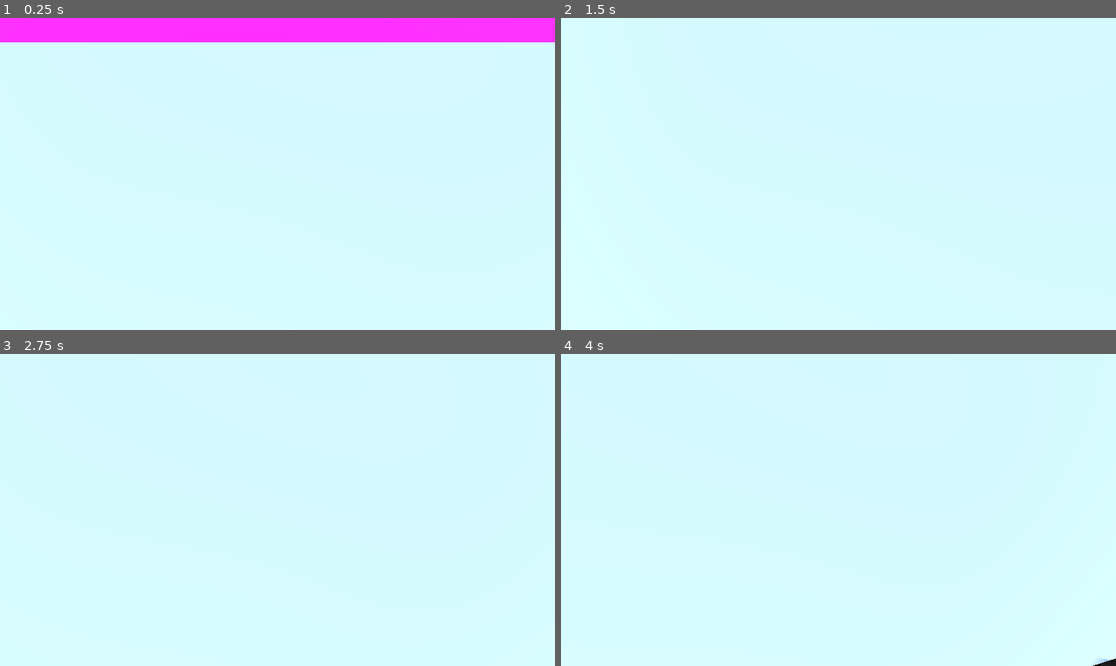
Above: before the commit, frames 1-4 (two rows, left to right).
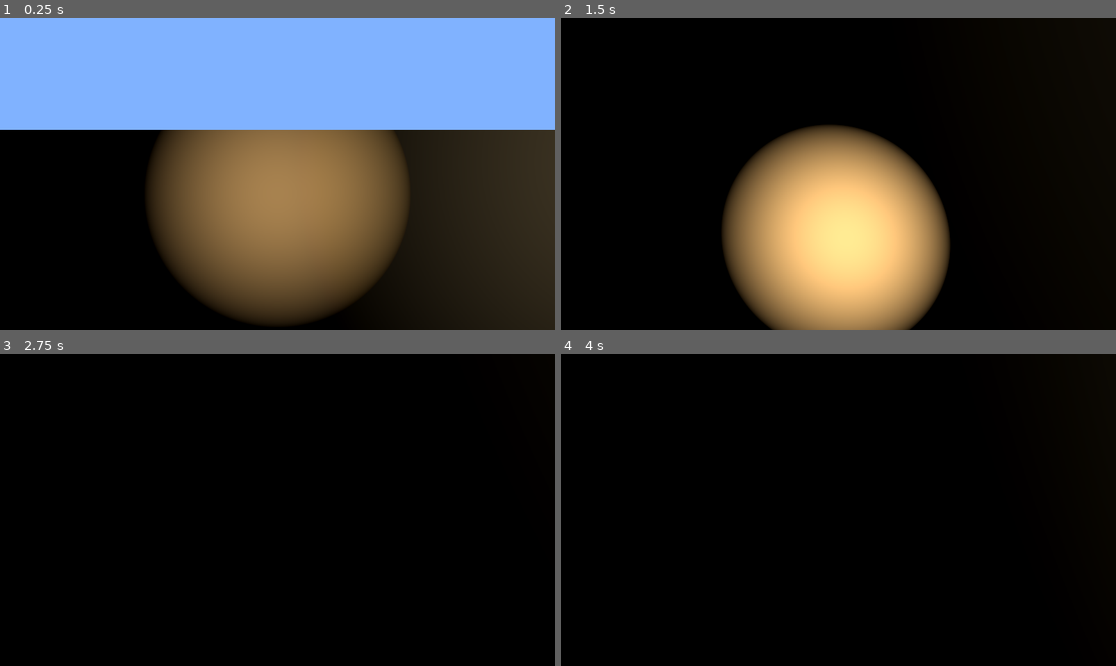
Above: after the commit, the same moments.

Repository: felipe-vrgs/projectB
Game: Godot game, scene res://main.tscn
Same seed, same stepped clock (60 frames per second), same inputs: the game is played once before the commit and once after it.
Inputs (mouse positions are in pixels of both pictures, inside the frame that each line leads up to):
- Up to frame 1 (0.25 s): no input
- Up to frame 2 (1.5 s): tap Enter (ui_accept) at 0.5 s; move the mouse to (866, 174) at 0.52 s; hold F (toggle_lantern, bound only after the commit) 0.53-1.28 s; hold W (move_forward) from 0.53 s (still down); tap Shift (run) at 0.6 s; tap Space (jump) at 0.77 s; move the mouse to (810, 174) at 1.27 s; tap F (toggle_lantern, bound only after the commit) at 1.35 s
- Up to frame 3 (2.75 s): keep holding W (move_forward); tap Space (jump) at 1.52 s; tap Shift (run) at 1.55, 2.1 s; move the mouse to (288, 503) at 2.02 s; hold F (toggle_lantern, bound only after the commit) from 2.03 s (still down)
- Up to frame 4 (4 s): keep holding W (move_forward); tap Enter (ui_accept) at 2.75 s; move the mouse to (832, 516) at 2.77 s; release F (toggle_lantern, bound only after the commit) at 2.78 s; tap F (toggle_lantern, bound only after the commit) at 2.85 s; tap Space (jump) at 3.02, 3.77 s; tap Shift (run) at 3.05, 3.6 s; move the mouse to (877, 513) at 3.52 s; hold F (toggle_lantern, bound only after the commit) from 3.53 s (still down)

The runs differ from the first frame. In frame 1, 100% of the frame differs, in the area x 0-100%, y 0-100%; in frame 2, 100%; in frame 3, 100%; in frame 4, 100%.

Commit message:
feat: new level

Diff:
--- a/data/player_balance_config.gd
+++ b/data/player_balance_config.gd
@@ -31,3 +31,11 @@
 @export_group("Input")
 @export var walk_threshold: float = 0.3
 @export var run_threshold: float = 0.8
+
+## Head bobbing settings
+@export_group("Head Bobbing")
+@export var head_bob_enabled: bool = true
+@export var walk_bob_intensity: float = 0.05  # Vertical bobbing amount for walking
+@export var run_bob_intensity: float = 0.1  # Vertical bobbing amount for running
+@export var bob_frequency: float = 4.0  # Cycles per second (higher = faster bobbing)
+@export var bob_horizontal_intensity: float = 0.05  # Side-to-side bobbing (subtle)
--- a/data/player_input_config.gd
+++ b/data/player_input_config.gd
@@ -8,6 +8,7 @@
 @export var action_move_back: StringName = "move_back"
 @export var action_jump: StringName = "jump"
 @export var action_run: StringName = "run"
+@export var action_toggle_lantern: StringName = "toggle_lantern"
 
 ## Movement keys
 @export var move_left_keys: Array[Key] = [KEY_A]
@@ -16,6 +17,7 @@
 @export var move_back_keys: Array[Key] = [KEY_S]
 @export var jump_keys: Array[Key] = [KEY_SPACE]
 @export var run_keys: Array[Key] = [KEY_SHIFT]
+@export var toggle_lantern_keys: Array[Key] = [KEY_F]
 
 func _get_keyboard_actions_map() -> Dictionary:
 	return {
@@ -25,6 +27,7 @@
 		action_move_back: move_back_keys,
 		action_jump: jump_keys,
 		action_run: run_keys,
+		action_toggle_lantern: toggle_lantern_keys,
 	}
 
 func ensure_actions_registered() -> void:
--- a/entity/player/player.gd
+++ b/entity/player/player.gd
@@ -11,8 +11,14 @@
 @onready var camera: Camera3D = $Head/Camera3D
 @onready var state_machine: StateMachine = $StateMachine
 @onready var mesh_instance: MeshInstance3D = $MeshInstance3D
+@onready var lantern: SpotLight3D = $Head/Lantern
 
 var movement: PlayerMovement
+var lantern_enabled: bool = true
+
+## Head bobbing
+var head_bob_timer: float = 0.0
+var original_head_position: Vector3
 
 func _ready() -> void:
 	# Create default resources if not set in editor
@@ -36,6 +42,14 @@
 		state_machine.state_binding_requested.connect(_on_state_binding_requested)
 		state_machine.init()
 
+	# Store original head position for bobbing
+	if head:
+		original_head_position = head.position
+
+	# Initialize lantern (starts enabled)
+	if lantern:
+		lantern.visible = lantern_enabled
+
 func _input(event: InputEvent) -> void:
 	if state_machine:
 		state_machine.process_input(event)
@@ -48,6 +62,10 @@
 
 	if event.is_action_pressed("ui_accept") and not mouse_captured:  # Click to capture
 		capture_mouse()
+
+	# Toggle lantern
+	if event.is_action_pressed("toggle_lantern"):
+		toggle_lantern()
 
 func _physics_process(delta: float) -> void:
 	# Process state machine first (handles jump input and movement)
@@ -74,6 +92,9 @@
 
 	if state_machine:
 		state_machine.process_frame(delta)
+
+	# Update head bobbing
+	_update_head_bobbing(delta)
 
 func _handle_mouse_look(event: InputEventMouseMotion) -> void:
 	if not balance_config or not head:
@@ -118,3 +139,52 @@
 	if not input_config:
 		return false
 	return Input.is_action_just_pressed(action)
+
+func _update_head_bobbing(delta: float) -> void:
+	if not balance_config or not head or not balance_config.head_bob_enabled:
+		return
+
+	# Only bob when moving on the ground
+	var horizontal_velocity := Vector3(velocity.x, 0, velocity.z)
+	var speed := horizontal_velocity.length()
+	var is_moving := speed > 0.1
+	var is_on_ground := is_on_floor()
+
+	# Determine if we should bob (walking or running on ground)
+	var should_bob := false
+	var bob_intensity := 0.0
+
+	if is_moving and is_on_ground and state_machine and state_machine.current_state:
+		var state_name := state_machine.current_state.name
+
+		# Bob when walking or running
+		if state_name == &"Walk":
+			should_bob = true
+			bob_intensity = balance_config.walk_bob_intensity
+		elif state_name == &"Run":
+			should_bob = true
+			bob_intensity = balance_config.run_bob_intensity
+
+	if should_bob:
+		# Update timer based on movement speed (faster = more frequent)
+		var speed_ratio := speed / balance_config.run_speed
+		head_bob_timer += delta * balance_config.bob_frequency * (1.0 + speed_ratio)
+
+		# Calculate vertical bobbing (sine wave)
+		var vertical_offset := sin(head_bob_timer) * bob_intensity
+
+		# Calculate horizontal bobbing (subtle side-to-side, phase-shifted)
+		var horizontal_offset := cos(head_bob_timer * 0.5) * balance_config.bob_horizontal_intensity * speed_ratio
+
+		# Apply bobbing offset
+		head.position = original_head_position + Vector3(horizontal_offset, vertical_offset, 0.0)
+	else:
+		# Smoothly return to original position when not moving
+		head_bob_timer = 0.0
+		head.position = head.position.lerp(original_head_position, delta * 10.0)
+
+func toggle_lantern() -> void:
+	if not lantern:
+		return
+	lantern_enabled = not lantern_enabled
+	lantern.visible = lantern_enabled
--- a/entity/player/player.tscn
+++ b/entity/player/player.tscn
@@ -40,9 +40,18 @@
 shape = SubResource("CapsuleShape3D_1")
 
 [node name="Head" type="Node3D" parent="."]
+transform = Transform3D(1, 0, 0, 0, 1, 0, 0, 0, 1, 0, 1.2629384, 0)
 
 [node name="Camera3D" type="Camera3D" parent="Head"]
 transform = Transform3D(1, 0, 0, 0, 1, 0, 0, 0, 1, 0, 0.6292361, 0)
+
+[node name="Lantern" type="SpotLight3D" parent="Head"]
+transform = Transform3D(1, 0, 0, 0, 1, 0, 0, 0, 1, 0, 0.3, -0.2)
+light_color = Color(1, 0.85, 0.65, 1)
+light_energy = 1.2
+spot_range = 12.0
+spot_angle = 35.0
+shadow_enabled = true
 
 [node name="StateMachine" type="Node" parent="." node_paths=PackedStringArray("starting_state")]
 script = ExtResource("2_state_machine")
--- a/main.tscn
+++ b/main.tscn
@@ -1,13 +1,16 @@
 [gd_scene load_steps=8 format=3 uid="uid://dil3eka2ui3rb"]
 
-[ext_resource type="PackedScene" uid="uid://c8qj3k2m4n5p6" path="res://scenes/test_world.tscn" id="1_1bvp3"]
 [ext_resource type="PackedScene" uid="uid://bhub6gbwretih" path="res://entity/player/player.tscn" id="1_player"]
 [ext_resource type="Script" uid="uid://df3c3ryqq40l2" path="res://data/player_balance_config.gd" id="2_h2yge"]
+[ext_resource type="PackedScene" uid="uid://cnkkknr1g3uka" path="res://scenes/bunker.tscn" id="2_lquwl"]
 [ext_resource type="Script" uid="uid://d3p1rdn2ge2bu" path="res://data/player_input_config.gd" id="3_1bvp3"]
 
 [sub_resource type="Environment" id="Environment_1"]
 background_mode = 1
 background_color = Color(0.5, 0.7, 1, 1)
+ambient_light_source = 1
+ambient_light_color = Color(1, 0.95, 0.9, 1)
+ambient_light_energy = 1.2
 
 [sub_resource type="Resource" id="Resource_lquwl"]
 script = ExtResource("2_h2yge")
@@ -22,13 +25,9 @@
 [node name="WorldEnvironment" type="WorldEnvironment" parent="."]
 environment = SubResource("Environment_1")
 
-[node name="DirectionalLight3D" type="DirectionalLight3D" parent="."]
-transform = Transform3D(0.8660253, -0.4330129, 0.2500001, 0, 0.49999994, 0.86602545, -0.50000024, -0.74999994, 0.43301257, 8.815163, 38.856476, -1.26752)
-shadow_enabled = true
-
-[node name="TestWorld" parent="." instance=ExtResource("1_1bvp3")]
+[node name="Bunker" parent="." instance=ExtResource("2_lquwl")]
 
 [node name="Player" parent="." instance=ExtResource("1_player")]
-transform = Transform3D(1, 0, 0, 0, 0.9999717, 0.007522315, 0, -0.007522315, 0.9999717, -26.677832, 3.3767347, 36.143616)
+transform = Transform3D(1, 0, 0, 0, 0.9999717, 0.007522315, 0, -0.007522315, 0.9999717, 5.458086, 2.7413263, 3.4895763)
 balance_config = SubResource("Resource_lquwl")
 input_config = SubResource("Resource_7mycd")
--- /dev/null
+++ b/scenes/bunker.tscn
@@ -0,0 +1,288 @@
+[gd_scene load_steps=4 format=3 uid="uid://cnkkknr1g3uka"]
+
+[ext_resource type="Material" uid="uid://bfok07asx3dyc" path="res://scenes/materials/ground.tres" id="1_errlg"]
+[ext_resource type="Material" uid="uid://7f75ovlyvfts" path="res://scenes/materials/walls.tres" id="2_bl13t"]
+[ext_resource type="Material" uid="uid://cudstovb83h1q" path="res://scenes/materials/ceiling.tres" id="3_iyx0m"]
+
+[node name="Bunker" type="Node3D"]
+
+[node name="Ground" type="CSGBox3D" parent="."]
+transform = Transform3D(1, 0, 0, 0, 1, 0, 0, 0, 1, 28.00698, 0.019925833, 23.05293)
+use_collision = true
+size = Vector3(57, 0.001, 47)
+material = ExtResource("1_errlg")
+
+[node name="Ceiling" type="CSGBox3D" parent="."]
+transform = Transform3D(1, 0, 0, 0, 1, 0, 0, 0, 1, 28, 4.9, 23)
+visible = false
+use_collision = true
+size = Vector3(57, 0.001, 47)
+material = ExtResource("3_iyx0m")
+
+[node name="Bedroom" type="Node3D" parent="."]
+
+[node name="Wall" type="CSGBox3D" parent="Bedroom"]
+transform = Transform3D(1, 0, 0, 0, 1, 0, 0, 0, 1, 17, 2.5, 5)
+use_collision = true
+size = Vector3(0.3, 5, 10)
+material = ExtResource("2_bl13t")
+
+[node name="Door" type="CSGBox3D" parent="Bedroom/Wall"]
+transform = Transform3D(1, 0, 0, 0, 1, 0, 0, 0, 1, 0, -1, -2)
+operation = 2
+size = Vector3(3, 3, 1.5)
+material = ExtResource("2_bl13t")
+
+[node name="Wall1" type="CSGBox3D" parent="Bedroom"]
+transform = Transform3D(1, 0, 0, 0, 1, 0, 0, 0, 1, 0, 2.5, 5)
+use_collision = true
+size = Vector3(0.3, 5, 10)
+material = ExtResource("2_bl13t")
+
+[node name="Wall2" type="CSGBox3D" parent="Bedroom"]
+transform = Transform3D(-4.371139e-08, 0, 1, 0, 1, 0, -1, 0, -4.371139e-08, 11.5, 2.5, 10)
+use_collision = true
+size = Vector3(0.3, 5, 23)
+material = ExtResource("2_bl13t")
+
+[node name="Door" type="CSGBox3D" parent="Bedroom/Wall2"]
+transform = Transform3D(-1, 0, 8.742278e-08, 0, 1, 0, -8.742278e-08, 0, -1, 9.536743e-07, -1, -3.5000005)
+operation = 2
+size = Vector3(3, 3, 1.5)
+material = ExtResource("2_bl13t")
+
+[node name="Wall3" type="CSGBox3D" parent="Bedroom"]
+transform = Transform3D(-4.371139e-08, 0, 1, 0, 1, 0, -1, 0, -4.371139e-08, 11.5, 2.5, 0)
+use_collision = true
+size = Vector3(0.3, 5, 23)
+material = ExtResource("2_bl13t")
+
+[node name="Wall4" type="CSGBox3D" parent="Bedroom"]
+transform = Transform3D(1, 0, 0, 0, 1, 0, 0, 0, 1, 23, 2.5, 5)
+use_collision = true
+size = Vector3(0.3, 5, 10)
+material = ExtResource("2_bl13t")
+
+[node name="Light" type="OmniLight3D" parent="Bedroom"]
+transform = Transform3D(1, 0, 0, 0, 1, 0, 0, 0, 1, 11.5, 4.5, 5)
+light_color = Color(1, 0.95, 0.85, 1)
+light_energy = 1.5
+omni_range = 8.0
+omni_attenuation = 2.0
+
+[node name="Light2" type="OmniLight3D" parent="Bedroom"]
+transform = Transform3D(1, 0, 0, 0, 1, 0, 0, 0, 1, 20.751083, 4.5, 5)
+light_color = Color(1, 0.95, 0.85, 1)
+light_energy = 1.5
+omni_range = 8.0
+omni_attenuation = 2.0
+
+[node name="Living" type="Node3D" parent="."]
+
+[node name="Wall" type="CSGBox3D" parent="Living"]
+transform = Transform3D(-4.371139e-08, 0, 1, 0, 1, 0, -1, 0, -4.371139e-08, 10, 2.5, 17)
+use_collision = true
+size = Vector3(0.3, 5, 20)
+material = ExtResource("2_bl13t")
+
+[node name="Door" type="CSGBox3D" parent="Living/Wall"]
+transform = Transform3D(-0.9999929, 0.0037699023, 8.7422464e-08, 0.0037699023, 0.9999929, -1.6478766e-10, -8.7422464e-08, 1.6478766e-10, -1, 0, -1, -3.3773403)
+operation = 2
+size = Vector3(3, 3, 1.5)
+material = ExtResource("2_bl13t")
+
+[node name="Wall2" type="CSGBox3D" parent="Living"]
+transform = Transform3D(-4.371139e-08, 0, 1, 0, 1, 0, -1, 0, -4.371139e-08, 10, 2.5, 31)
+use_collision = true
+size = Vector3(0.3, 5, 20)
+material = ExtResource("2_bl13t")
+
+[node name="Wall3" type="CSGBox3D" parent="Living"]
+transform = Transform3D(1, 0, 0, 0, 1, 0, 0, 0, 1, 0, 2.5, 24)
+use_collision = true
+size = Vector3(0.3, 5, 15)
+material = ExtResource("2_bl13t")
+
+[node name="Wall4" type="CSGBox3D" parent="Living"]
+transform = Transform3D(1, 0, 0, 0, 1, 0, 0, 0, 1, 20, 2.5, 24)
+use_collision = true
+size = Vector3(0.3, 5, 15)
+material = ExtResource("2_bl13t")
+
+[node name="Door" type="CSGBox3D" parent="Living/Wall4"]
+transform = Transform3D(-1, 0, 8.742278e-08, 0, 1, 0, -8.742278e-08, 0, -1, 0, -1, -3.5)
+operation = 2
+size = Vector3(3, 3, 1.5)
+material = ExtResource("2_bl13t")
+
+[node name="Light" type="OmniLight3D" parent="Living"]
+transform = Transform3D(1, 0, 0, 0, 1, 0, 0, 0, 1, 10, 4.5, 24)
+light_color = Color(1, 0.95, 0.85, 1)
+light_energy = 1.5
+omni_range = 10.0
+omni_attenuation = 2.0
+
+[node name="Comms" type="Node3D" parent="."]
+
+[node name="Wall" type="CSGBox3D" parent="Comms"]
+transform = Transform3D(-4.371139e-08, 0, 1, 0, 1, 0, -1, 0, -4.371139e-08, 35, 2.5, 24)
+use_collision = true
+size = Vector3(0.3, 5, 20)
+material = ExtResource("2_bl13t")
+
+[node name="Door" type="CSGBox3D" parent="Comms/Wall"]
+transform = Transform3D(-1, 0, 8.742278e-08, 0, 1, 0, -8.742278e-08, 0, -1, 0, -1, -3.500002)
+operation = 2
+size = Vector3(3, 3, 1.5)
+material = ExtResource("2_bl13t")
+
+[node name="Wall2" type="CSGBox3D" parent="Comms"]
+transform = Transform3D(-4.371139e-08, 0, 1, 0, 1, 0, -1, 0, -4.371139e-08, 35, 2.5, 38)
+use_collision = true
+size = Vector3(0.3, 5, 20)
+material = ExtResource("2_bl13t")
+
+[node name="Wall3" type="CSGBox3D" parent="Comms"]
+transform = Transform3D(1, 0, 0, 0, 1, 0, 0, 0, 1, 25, 2.5, 31)
+use_collision = true
+size = Vector3(0.3, 5, 15)
+material = ExtResource("2_bl13t")
+
+[node name="Wall4" type="CSGBox3D" parent="Comms"]
+transform = Transform3D(1, 0, 0, 0, 1, 0, 0, 0, 1, 45, 2.5, 31)
+use_collision = true
+size = Vector3(0.3, 5, 15)
+material = ExtResource("2_bl13t")
+
+[node name="Light" type="OmniLight3D" parent="Comms"]
+transform = Transform3D(1, 0, 0, 0, 1, 0, 0, 0, 1, 35, 4.5, 31)
+light_color = Color(1, 0.95, 0.85, 1)
+light_energy = 1.5
+omni_range = 10.0
+omni_attenuation = 2.0
+
+[node name="Rec" type="Node3D" parent="."]
+
+[node name="Wall" type="CSGBox3D" parent="Rec"]
+transform = Transform3D(-4.371139e-08, 0, 1, 0, 1, 0, -1, 0, -4.371139e-08, 34, 2.5, 1.0000001)
+use_collision = true
+size = Vector3(0.3, 5, 10)
+material = ExtResource("2_bl13t")
+
+[node name="Wall2" type="CSGBox3D" parent="Rec"]
+transform = Transform3D(-4.371139e-08, 0, 1, 0, 1, 0, -1, 0, -4.371139e-08, 34.000587, 2.504259, 19.004248)
+use_collision = true
+size = Vector3(0.3, 5, 10)
+material = ExtResource("2_bl13t")
+
+[node name="Door" type="CSGBox3D" parent="Rec/Wall2"]
+transform = Transform3D(-1, 0, 8.742278e-08, 0, 1, 0, -8.742278e-08, 0, -1, 0.00016784668, -1, -2.5)
+operation = 2
+size = Vector3(3, 3, 1.5)
+material = ExtResource("2_bl13t")
+
+[node name="Wall3" type="CSGBox3D" parent="Rec"]
+transform = Transform3D(1, 0, 0, 0, 1, 0, 0, 0, 1, 29, 2.5, 9.7925415)
+use_collision = true
+size = Vector3(0.3, 5, 18.585083)
+material = ExtResource("2_bl13t")
+
+[node name="Door" type="CSGBox3D" parent="Rec/Wall3"]
+transform = Transform3D(-1, 0, 8.742278e-08, 0, 1, 0, -8.742278e-08, 0, -1, 0, -1, -3.5)
+operation = 2
+size = Vector3(3, 3, 1.5)
+material = ExtResource("2_bl13t")
+
+[node name="Wall4" type="CSGBox3D" parent="Rec"]
+transform = Transform3D(1, 0, 0, 0, 1, 0, 0, 0, 1, 39, 2.5, 9.800049)
+use_collision = true
+size = Vector3(0.3, 5, 18.600098)
+material = ExtResource("2_bl13t")
+
+[node name="Light" type="OmniLight3D" parent="Rec"]
+transform = Transform3D(1, 0, 0, 0, 1, 0, 0, 0, 1, 34, 4.5, 10)
+light_color = Color(1, 0.95, 0.85, 1)
+light_energy = 1.5
+omni_range = 8.0
+omni_attenuation = 2.0
+
+[node name="Corridors" type="Node3D" parent="."]
+
+[node name="Bed<>Liv" type="CSGCombiner3D" parent="Corridors"]
+use_collision = true
+
+[node name="CSGBox3D" type="CSGBox3D" parent="Corridors/Bed<>Liv"]
+transform = Transform3D(0.99983907, -0.017941022, 0, 0.017941022, 0.99983907, 0, 0, 0, 1, 5.685563, 2.5, 14.216537)
+size = Vector3(0.3, 5, 5.8406067)
+material = ExtResource("2_bl13t")
+
+[node name="CSGBox3D2" type="CSGBox3D" parent="Corridors/Bed<>Liv"]
+transform = Transform3D(0.99983907, -0.017941022, 0, 0.017941022, 0.99983907, 0, 0, 0, 1, 7.529832, 2.5, 15.193207)
+size = Vector3(0.3, 5, 3.887268)
+material = ExtResource("2_bl13t")
+
+[node name="CSGBox3D3" type="CSGBox3D" parent="Corridors/Bed<>Liv"]
+transform = Transform3D(0.99983907, -0.017941022, 0, 0.017941022, 0.99983907, 0, 0, 0, 1, 8.888382, 2.5, 11.683783)
+size = Vector3(0.3, 5, 3.4149323)
+material = ExtResource("2_bl13t")
+
+[node name="CSGBox3D4" type="CSGBox3D" parent="Corridors/Bed<>Liv"]
+transform = Transform3D(0.99983907, -0.017941022, 0, 0.017941022, 0.99983907, 0, 0, 0, 1, 7.056691, 2.5, 10.764812)
+size = Vector3(0.3, 5, 1.6368408)
+material = ExtResource("2_bl13t")
+
+[node name="CSGBox3D5" type="CSGBox3D" parent="Corridors/Bed<>Liv"]
+transform = Transform3D(-4.3704354e-08, 7.84227e-10, -1, 0.017941022, 0.99983907, 0, 0.99983907, -0.017941022, -4.371139e-08, 8.157457, 2.5, 13.246176)
+size = Vector3(0.3, 5, 1.6368408)
+material = ExtResource("2_bl13t")
+
+[node name="CSGBox3D6" type="CSGBox3D" parent="Corridors/Bed<>Liv"]
+transform = Transform3D(-4.3704354e-08, 7.84227e-10, -1, 0.017941022, 0.99983907, 0, 0.99983907, -0.017941022, -4.371139e-08, 6.2699833, 2.5, 11.481205)
+size = Vector3(0.3, 5, 1.6368408)
+material = ExtResource("2_bl13t")
+
+[node name="Liv<>Rec" type="CSGCombiner3D" parent="Corridors"]
+use_collision = true
+
+[node name="CSGBox3D" type="CSGBox3D" parent="Corridors/Liv<>Rec"]
+transform = Transform3D(0.99983907, -0.017941022, 0, 0.017941022, 0.99983907, 0, 0, 0, 1, 26.684189, 2.5, 14.381881)
+size = Vector3(0.3, 5, 14.1160755)
+material = ExtResource("2_bl13t")
+
+[node name="CSGBox3D2" type="CSGBox3D" parent="Corridors/Liv<>Rec"]
+transform = Transform3D(0.99983907, -0.017941022, 0, 0.017941022, 0.99983907, 0, 0, 0, 1, 25.252424, 2.5, 12.611774)
+size = Vector3(0.3, 5, 14.035591)
+material = ExtResource("2_bl13t")
+
+[node name="CSGBox3D3" type="CSGBox3D" parent="Corridors/Liv<>Rec"]
+transform = Transform3D(-4.3704354e-08, 7.84227e-10, 1, 0.017941022, 0.99983907, 0, -0.99983907, 0.017941022, -4.371139e-08, 27.744362, 2.5, 7.4328566)
+size = Vector3(0.3, 5, 2.41428)
+material = ExtResource("2_bl13t")
+
+[node name="CSGBox3D4" type="CSGBox3D" parent="Corridors/Liv<>Rec"]
+transform = Transform3D(-4.3704354e-08, 7.84227e-10, 1, 0.017941022, 0.99983907, 0, -0.99983907, 0.017941022, -4.371139e-08, 26.917316, 2.5, 5.421186)
+size = Vector3(0.3, 5, 3.9155884)
+material = ExtResource("2_bl13t")
+
+[node name="CSGBox3D5" type="CSGBox3D" parent="Corridors/Liv<>Rec"]
+transform = Transform3D(-4.3704354e-08, 7.84227e-10, -1, 0.017941022, 0.99983907, 0, 0.99983907, -0.017941022, -4.371139e-08, 22.59947, 2.5, 19.527878)
+size = Vector3(0.3, 5, 5.033478)
+material = ExtResource("2_bl13t")
+
+[node name="CSGBox3D6" type="CSGBox3D" parent="Corridors/Liv<>Rec"]
+transform = Transform3D(-4.3704354e-08, 7.84227e-10, -1, 0.017941022, 0.99983907, 0, 0.99983907, -0.017941022, -4.371139e-08, 23.405334, 2.5, 21.411226)
+size = Vector3(0.3, 5, 6.722931)
+material = ExtResource("2_bl13t")
+
+[node name="Rec<>Comms" type="CSGCombiner3D" parent="Corridors"]
+transform = Transform3D(1, 0, 0, 0, 1, 0, 0, 0, 1, -5.871786, -0.0011081696, -8.117222)
+
+[node name="CSGBox3D" type="CSGBox3D" parent="Corridors/Rec<>Comms"]
+transform = Transform3D(1, 0, 0, 0, 1, 0, 0, 0, 1, 38.269875, 0.8665838, 29.688353)
+size = Vector3(0.3, 5, 5)
+material = ExtResource("2_bl13t")
+
+[node name="CSGBox3D2" type="CSGBox3D" parent="Corridors/Rec<>Comms"]
+transform = Transform3D(1, 0, 0, 0, 1, 0, 0, 0, 1, 36.466034, 0.8665838, 29.688353)
+size = Vector3(0.3, 5, 5)
+material = ExtResource("2_bl13t")
--- /dev/null
+++ b/scenes/materials/ceiling.tres
@@ -0,0 +1,5 @@
+[gd_resource type="StandardMaterial3D" format=3 uid="uid://cudstovb83h1q"]
+
+[resource]
+albedo_color = Color(0.98, 0.97, 0.95, 1)
+roughness = 0.9
--- /dev/null
+++ b/scenes/materials/ground.tres
@@ -0,0 +1,6 @@
+[gd_resource type="StandardMaterial3D" format=3 uid="uid://bfok07asx3dyc"]
+
+[resource]
+albedo_color = Color(0.45, 0.32, 0.24, 1)
+metallic_specular = 0.3
+roughness = 0.65
--- /dev/null
+++ b/scenes/materials/walls.tres
@@ -0,0 +1,5 @@
+[gd_resource type="StandardMaterial3D" format=3 uid="uid://7f75ovlyvfts"]
+
+[resource]
+albedo_color = Color(1, 0.92, 0.75, 1)
+roughness = 0.85
--- a/scenes/test_world.tscn
+++ b/scenes/maze.tscn
@@ -19,7 +19,7 @@
 
 [sub_resource type="PhysicsMaterial" id="PhysicsMaterial_kyfjp"]
 
-[node name="TestWorld" type="Node3D"]
+[node name="Maze" type="Node3D"]
 
 [node name="Boundaries" type="Node3D" parent="."]
 
@@ -70,4 +70,4 @@
 data = {
 "cells": PackedInt32Array(65528, 7, 1, 65528, 6, 1, 65528, 5, 1, 65528, 4, 1, 65528, 3, 1, 65528, 1, 0, 65528, 65535, 0 …(13872 unchanged characters)…
 }
-metadata/_editor_floor_ = Vector3(0, 1, 0)
+metadata/_editor_floor_ = Vector3(0, -2, 0)
Not shown: 6 places in scenes/tiles/maze_meshlibrary.tres that only renumber resources
Not shown, added: CYCLOPS_SETUP.md
Not shown, added: addons/.gitkeep
